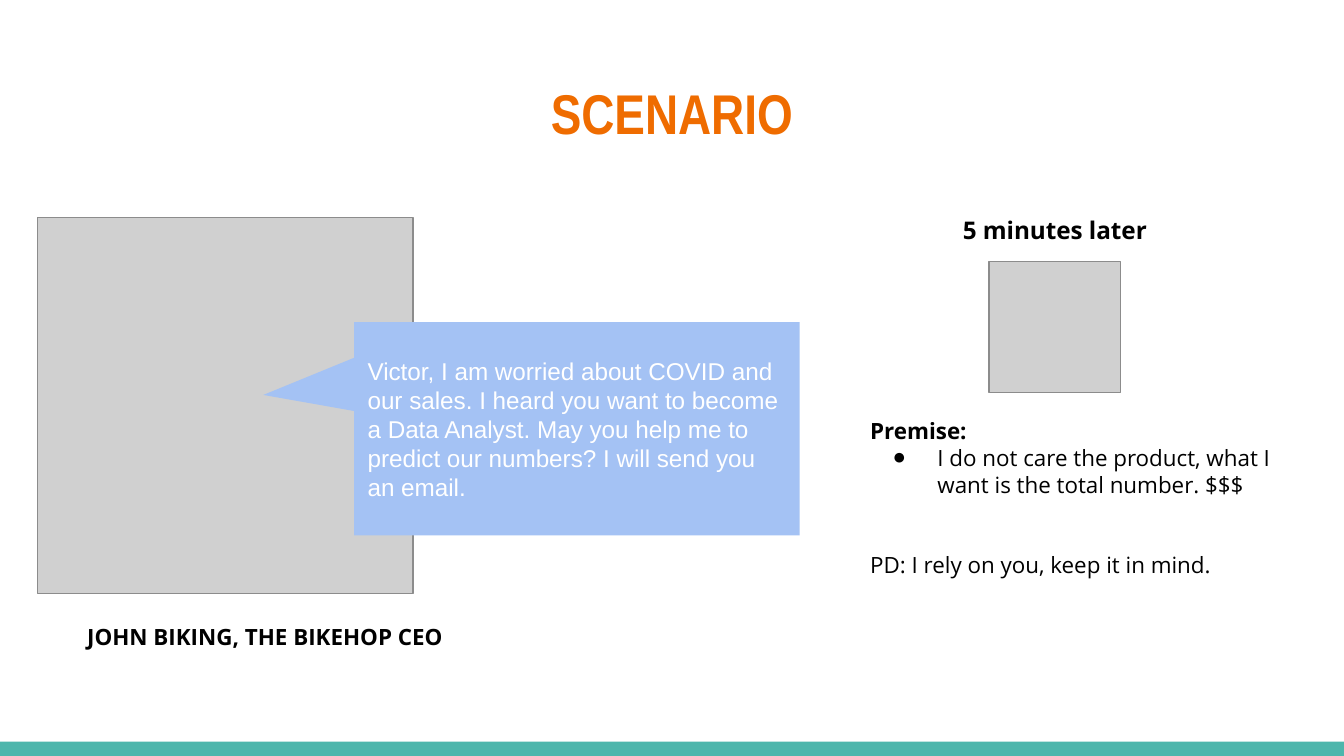
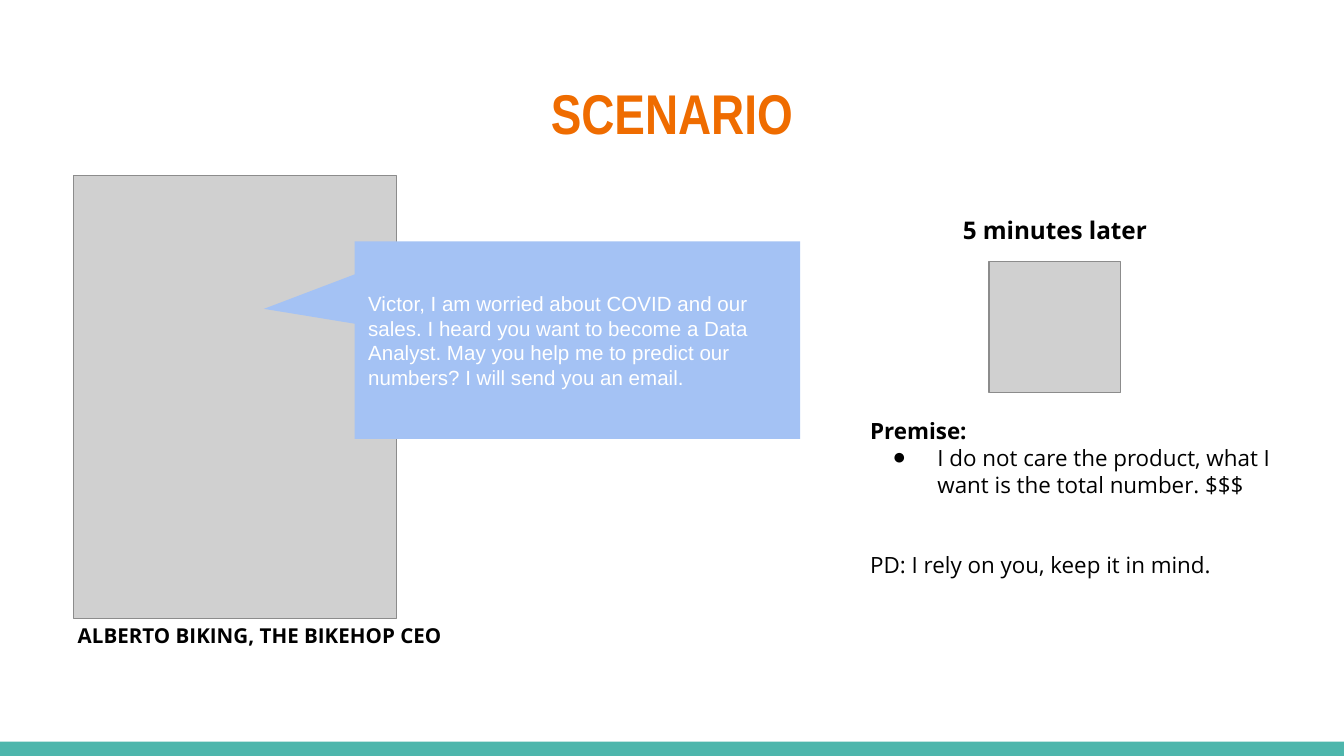
Before and after one commit to victortg1988/finalprojectIH_bikehopsalesprediction, a slide deck: slide 2 of Sales Prediction - Final Project (1).pptx. Drawn at 1344x756 pixels with LibreOffice and Linux fonts; fonts in the diff are those of the drawing; grey boxes stand for pictures. Boxes give left, top, right and bottom in pixels: in the first picture for what was removed or moved away, otherwise in the second. Text is boxed around its words. In the diff, an @@ line names an element or a change of style, - is before the commit and + after.

```diff
--- a/Sales Prediction - Final Project (1).pptx
+++ b/Sales Prediction - Final Project (1).pptx
@@ picture: place and size @@
-picture at (38, 218, 414, 594)
+picture at (74, 176, 396, 618)
@@ rounded speech box "Victor, I am worried about ...": place and size @@
-rounded speech box "Victor, I am worried about ..." at (355, 323, 800, 536)
+rounded speech box "Victor, I am worried about ..." at (355, 242, 800, 439)
@@ rounded speech box "Victor, I am worried about ..." at (355, 242, 800, 439): size 13 to 11 pt @@
@@ text at (78, 628, 441, 646): text changed; size 12 to 11 pt @@
-JOHN BIKING, THE BIKEHOP CEO
+ALBERTO BIKING, THE BIKEHOP CEO
```
Also in this commit, not shown: 4 other slides changed, 1 other file.
